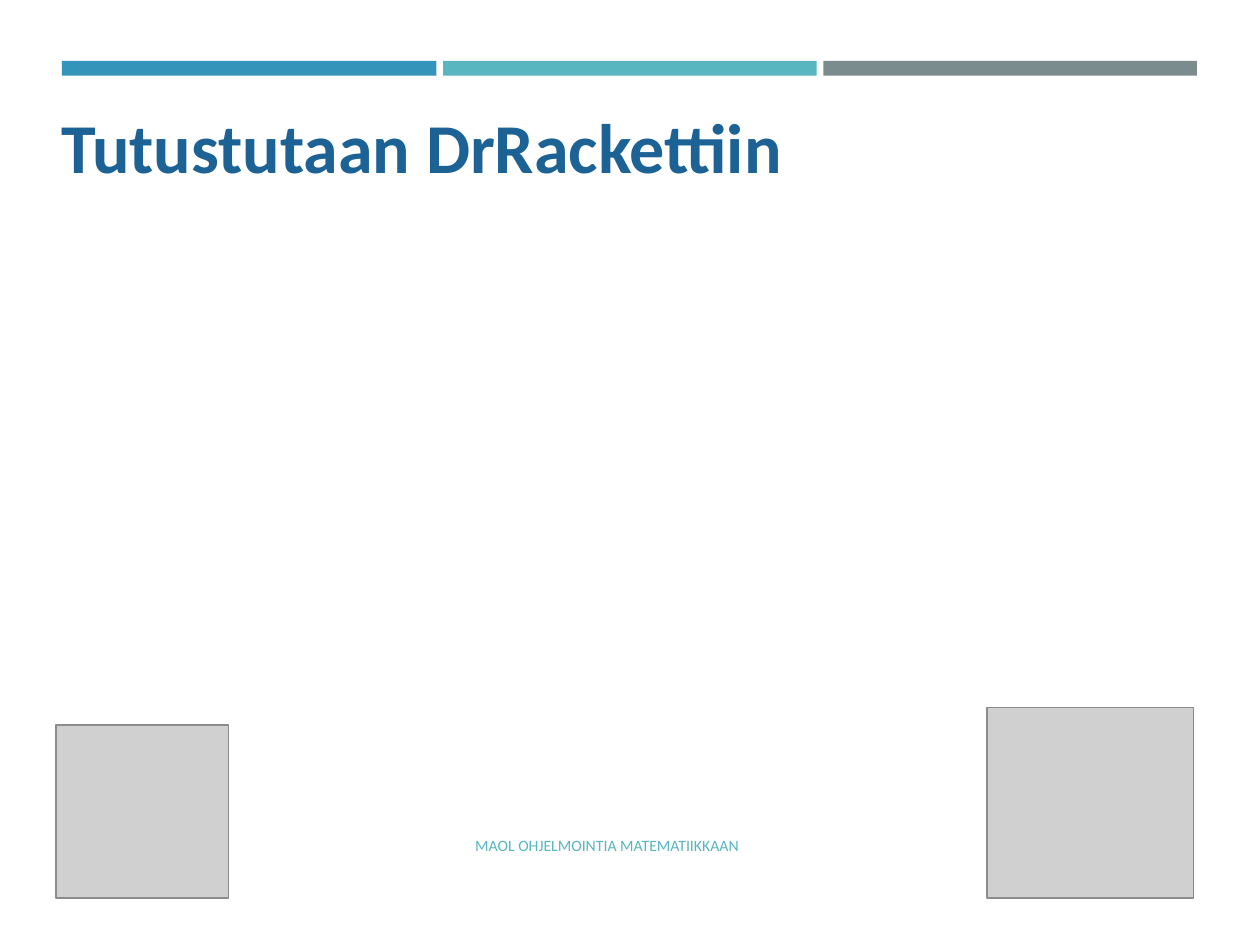
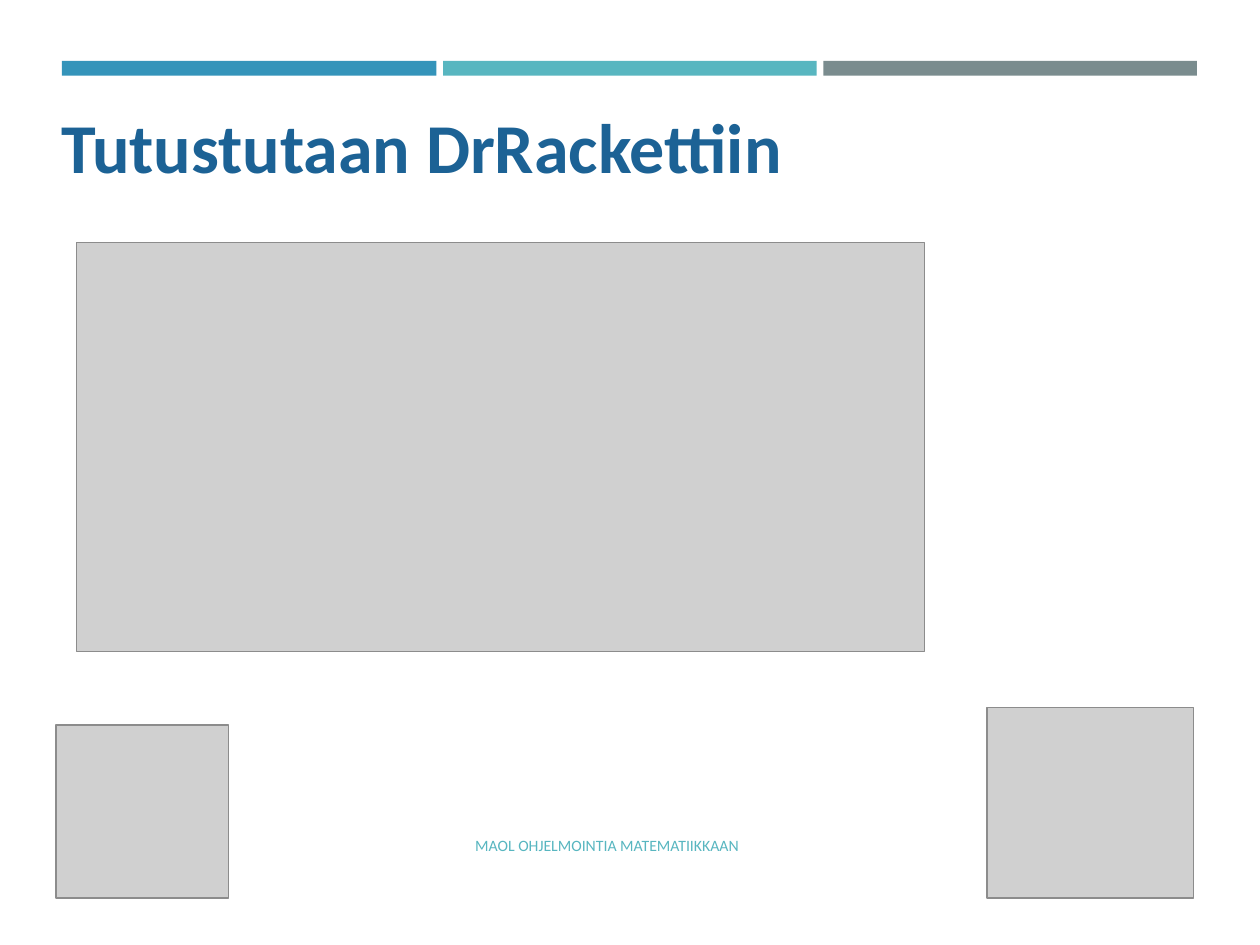
Before and after one commit to tyynetyyne/tyynetyyne.github.io, a slide deck: slide 3 of tehtavat/tiedostot/maol/power_point/Racket-MAOL-5-6-tutustuminen-ohjelmointiymparistoon.pptx. Drawn at 1260x945 pixels with LibreOffice and Linux fonts; fonts in the diff are those of the drawing; grey boxes stand for pictures. Boxes give left, top, right and bottom in pixels: in the first picture for what was removed or moved away, otherwise in the second. Text is boxed around its words. In the diff, an @@ line names an element or a change of style, - is before the commit and + after.

```diff
--- a/tehtavat/tiedostot/maol/power_point/Racket-MAOL-5-6-tutustuminen-ohjelmointiymparistoon.pptx
+++ b/tehtavat/tiedostot/maol/power_point/Racket-MAOL-5-6-tutustuminen-ohjelmointiymparistoon.pptx
@@ picture added at <box>77,242,925,651</box> @@
@@ text removed at <box>612,447,646,498</box> @@
-.
```
Also in this commit, not shown: 1 other slide changed.
